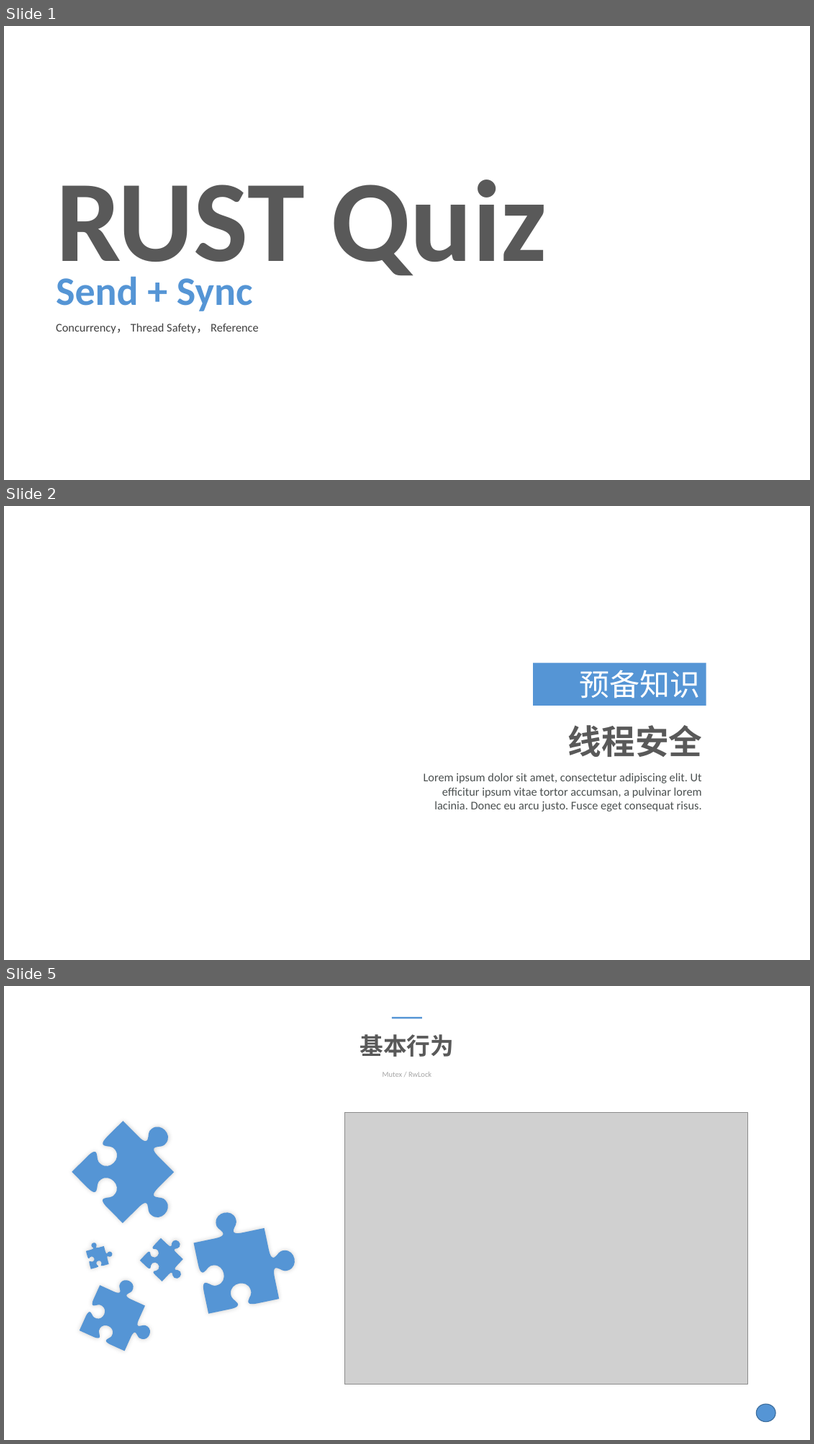
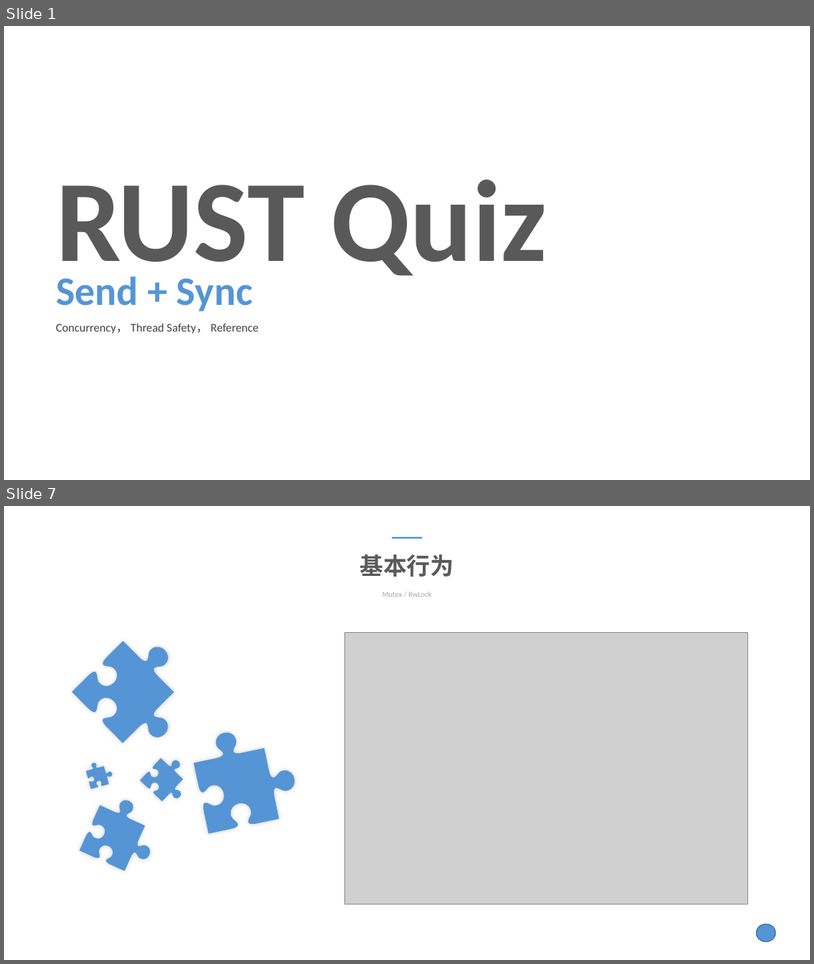
Before and after one commit to gavinzheng/rustprogram, a slide deck: PPT/Quiz1(send+sync)-V3.pptx. Shown one above the other, each under a label of ours: slides 1, 2 and 5 before the commit, slides 1 and 7 after it; the slides between them are not shown. The pictures are 814x1444 and 814x964 pixels, drawn with LibreOffice and Linux fonts; fonts in the diff are those of the drawing; grey boxes stand for pictures; background and template pictures are left out. Boxes give left, top, right and bottom in pixels: in the first picture for what was removed or moved away, otherwise in the second. Text is boxed around its words. In the diff, an @@ line names an element or a change of style, - is before the commit and + after.

```diff
--- a/PPT/Quiz1(send+sync)-V3.pptx
+++ b/PPT/Quiz1(send+sync)-V3.pptx
@@ slide 2 removed at (4, 506, 810, 960), background #FFFFFF @@
@@ rectangle removed at (533, 663, 706, 705) @@
-预备知识
@@ text removed at (568, 725, 703, 757) @@
-线程安全
@@ text removed at (424, 772, 702, 811) @@
-Lorem ipsum dolor sit amet, consectetur adipiscing elit. Ut efficitur ipsum vitae tortor accumsan, a pulvinar lorem lacinia. Donec eu arcu justo. Fusce eget consequat risus.
@@ what was slide 5 is now slide 7 @@
```
Also in this commit, not shown: 2 slides changed, 3 slides added, 19 other files.
